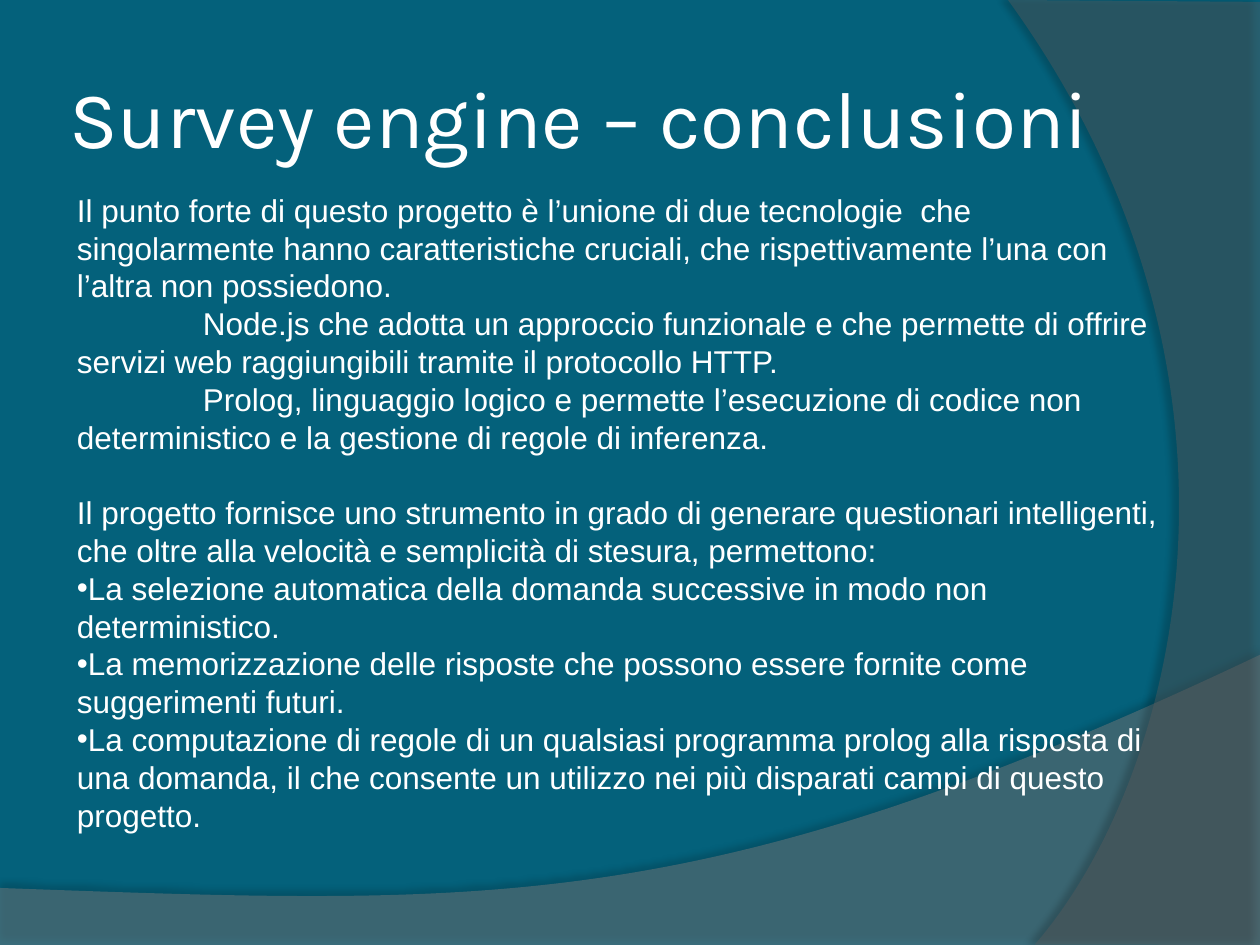
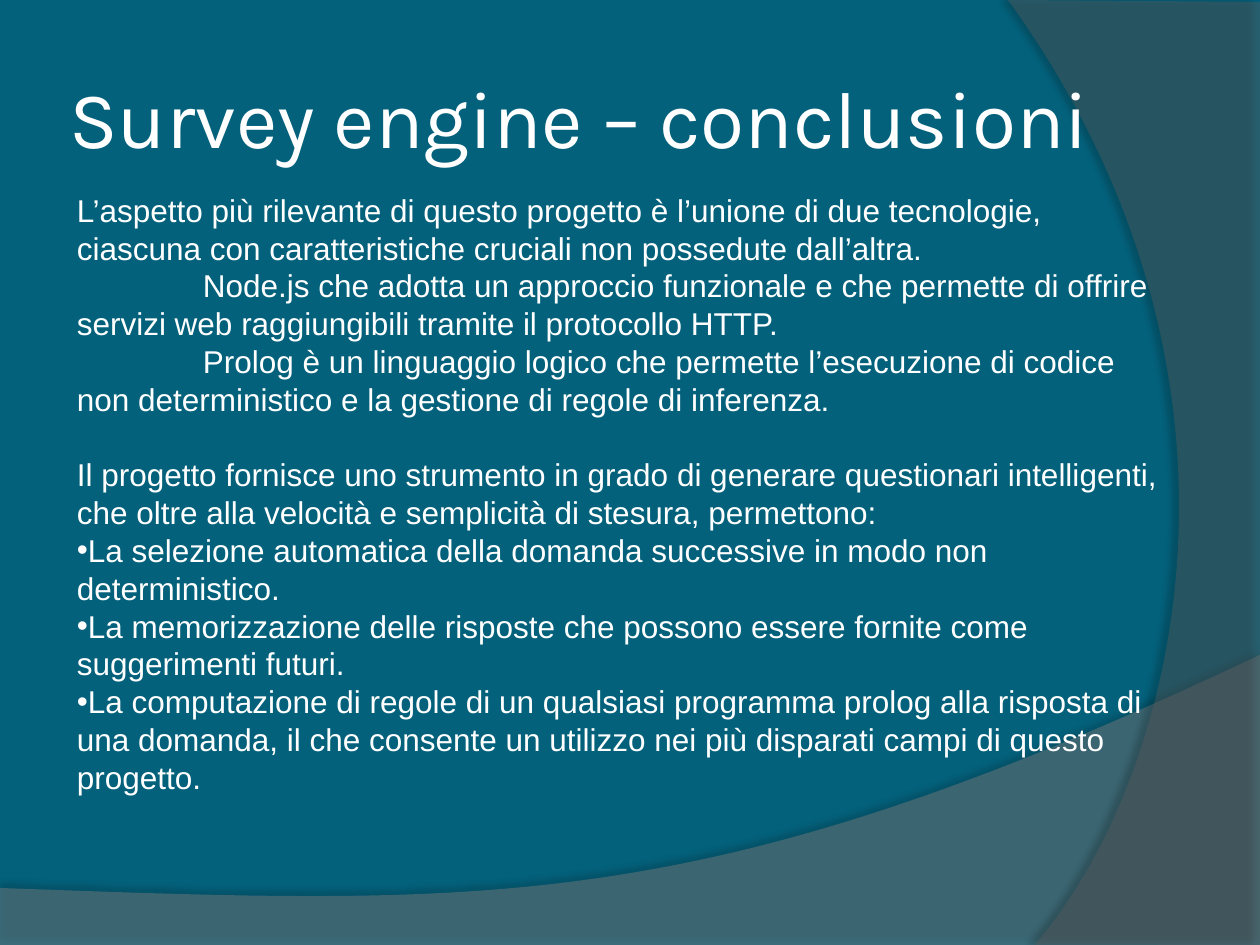
Before and after one commit to FerrariAndrea/Node-Prolog-SurveyEngine, a slide deck: slide 7 of Doc/Relazione.pptx. Drawn at 1260x945 pixels with LibreOffice and Linux fonts; fonts in the diff are those of the drawing. Boxes give left, top, right and bottom in pixels: in the first picture for what was removed or moved away, otherwise in the second. Text is boxed around its words. In the diff, an @@ line names an element or a change of style, - is before the commit and + after.

```diff
--- a/Doc/Relazione.pptx
+++ b/Doc/Relazione.pptx
@@ text at (77,198,1041,266): text changed @@
-Il punto forte di questo progetto è l’unione di due tecnologie che singolarmente hanno caratteristiche cruciali, che rispettivamente l’una con l’altra non possiedono.
+L’aspetto più rilevante di questo progetto è l’unione di due tecnologie, ciascuna con caratteristiche cruciali non possedute dall’altra.
@@ text at (77,349,1115,417): text changed @@
-Prolog, linguaggio logico e permette l’esecuzione di codice non deterministico e la gestione di regole di inferenza.
+Prolog è un linguaggio logico che permette l’esecuzione di codice non deterministico e la gestione di regole di inferenza.
```
Also in this commit, not shown: 7 other slides changed, 3 other files.
